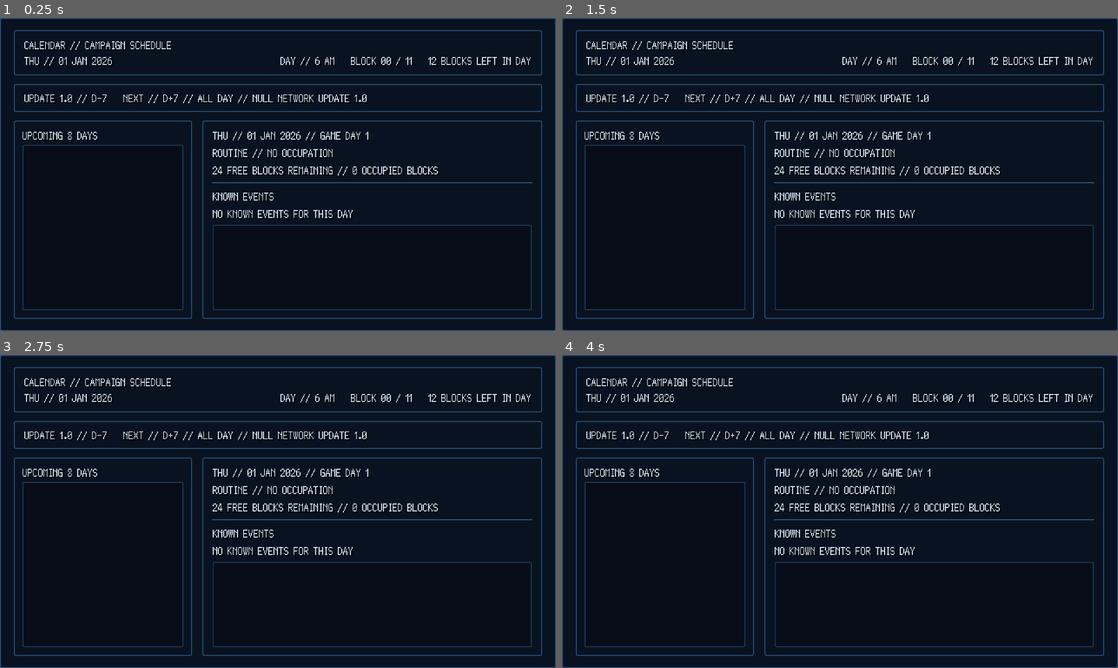
Above: before the commit, frames 1-4 (two rows, left to right).
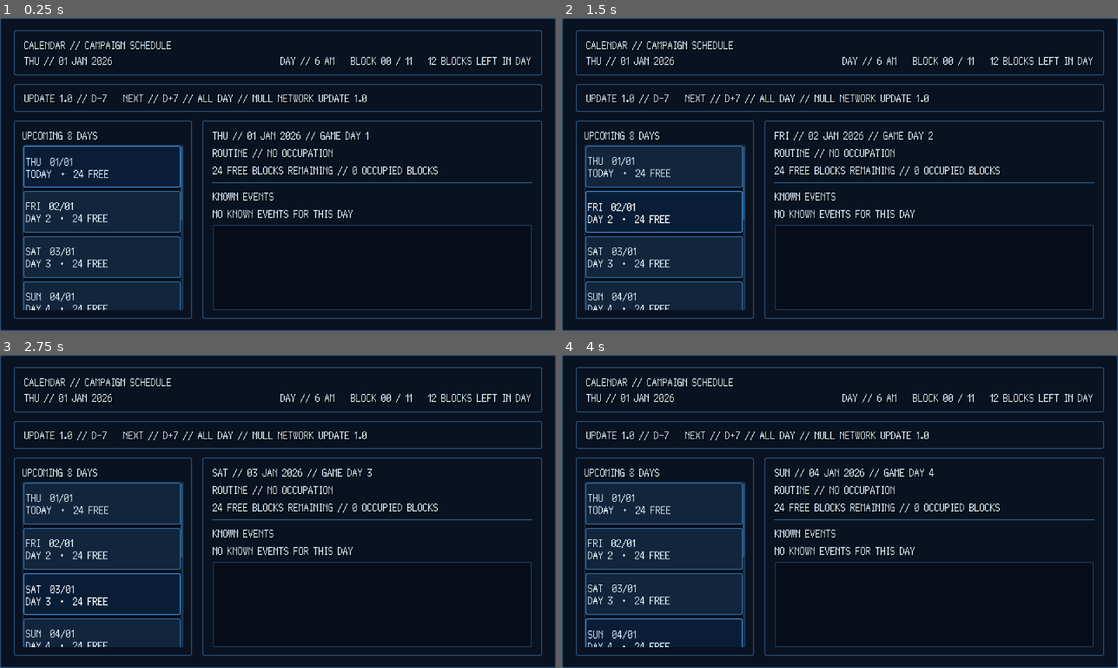
Above: after the commit, the same moments.

Repository: GYU-GAZE/NULL-NETWORK
Game: Godot game, scene res://apps/calendar/calendar_app.tscn
The game is run twice, just before and just after one commit, with the same random seed, the same clock (stepped at 60 frames per second) and the same inputs. This scene is started directly instead of the project's main scene. The engine's default icon, where the game draws it, is replaced by a stand-in: a white triangle on a blue panel in a dark square.
Inputs (mouse positions are in pixels of both pictures, inside the frame that each line leads up to):
- Up to frame 1 (0.25 s): no input
- Up to frame 2 (1.5 s): click (662, 168) at 0.5 s, where only the run after the commit has a clickable "THU 01/01 TODAY · 24 FREE"; click (662, 212) at 1.25 s, where only the run after the commit has a clickable "FRI 02/01 DAY 2 · 24 FREE"
- Up to frame 3 (2.75 s): click (100, 592) at 2 s, where only the run after the commit has a clickable "SAT 03/01 DAY 3 · 24 FREE"
- Up to frame 4 (4 s): click (662, 639) at 2.75 s, where only the run after the commit has a clickable "SUN 04/01 DAY 4 · 24 FREE"; tap Enter at 3.5 s; move the mouse to (962, 495) at 3.52 s; hold D (local_area_move_right) from 3.53 s (still down); tap E (local_area_interact) at 3.6 s; click (962, 495) at 3.67 s

The runs differ from the first frame. In frame 1, 14% of the frame differs, in the area x 4-33%, y 7-94%; in frame 2, 15%; in frame 3, 15%, in the area x 4-67%, y 7-94%; in frame 4, 15%.

Commit message:
Configure Calendar reusable row scenes

Diff:
--- a/apps/calendar/calendar_app.tscn
+++ b/apps/calendar/calendar_app.tscn
@@ -1,6 +1,8 @@
-[gd_scene load_steps=2 format=3]
+[gd_scene load_steps=4 format=3]
 
 [ext_resource type="Script" path="res://apps/calendar/calendar_app.gd" id="1_script"]
+[ext_resource type="PackedScene" path="res://apps/calendar/components/calendar_day_button.tscn" id="2_day_button"]
+[ext_resource type="PackedScene" path="res://apps/calendar/components/calendar_event_card.tscn" id="3_event_card"]
 
 [node name="CalendarApp" type="PanelContainer"]
 custom_minimum_size = Vector2(560, 340)
@@ -10,6 +12,8 @@
 grow_horizontal = 2
 grow_vertical = 2
 script = ExtResource("1_script")
+day_button_scene = ExtResource("2_day_button")
+event_card_scene = ExtResource("3_event_card")
 
 [node name="OuterMargin" type="MarginContainer" parent="."]
 layout_mode = 2
